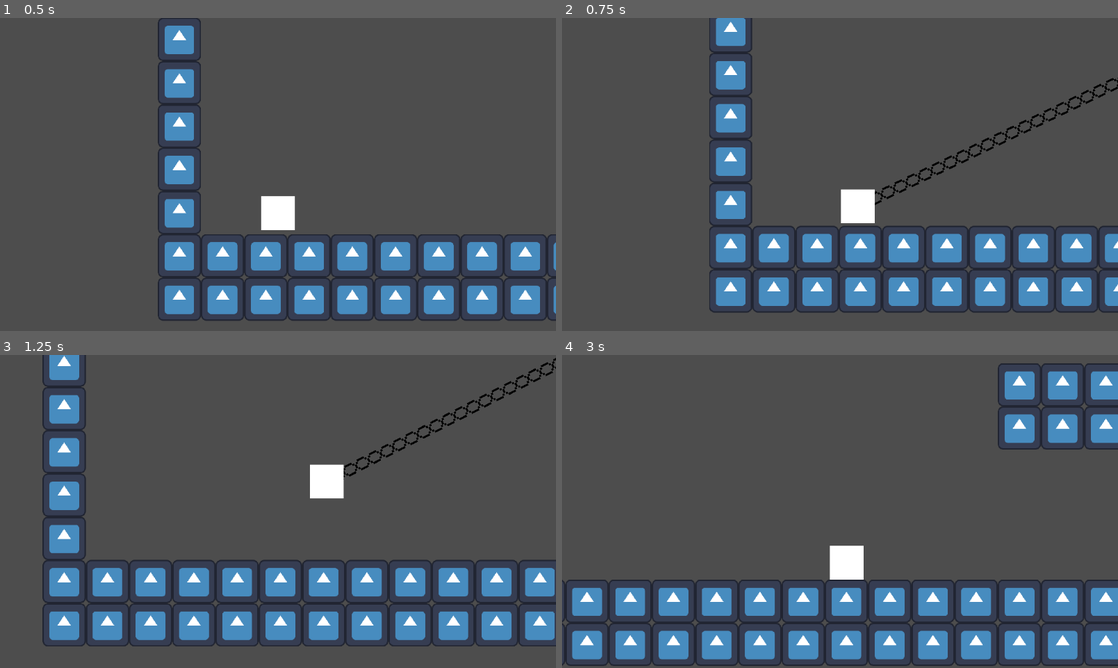
Above: before the commit, frames 1-4 (two rows, left to right).
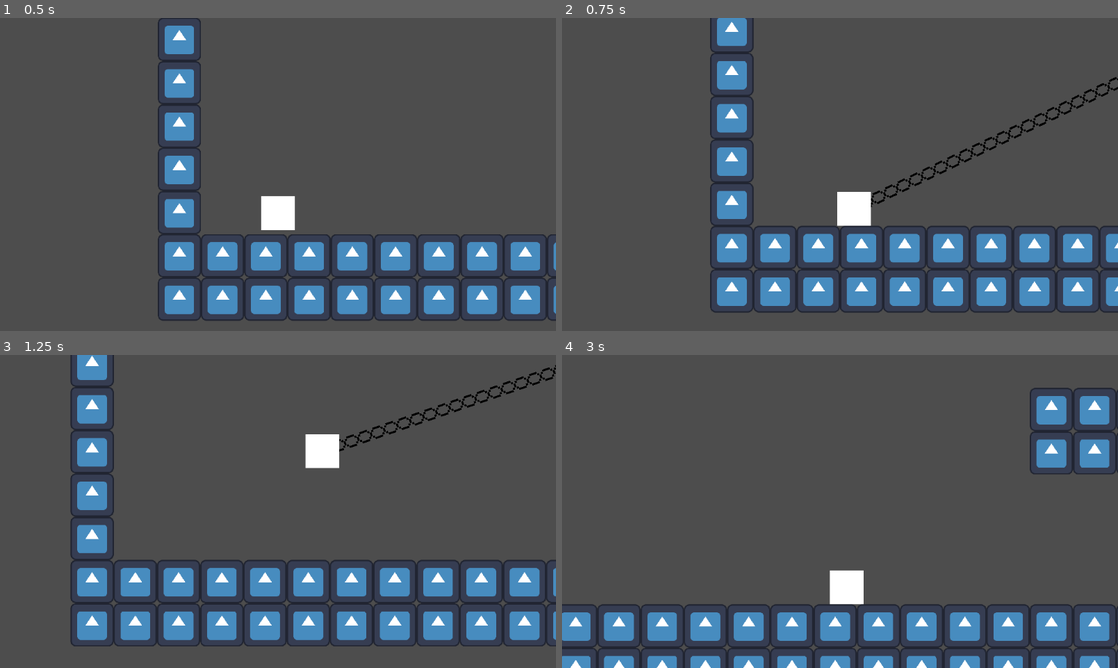
Above: after the commit, the same moments.

Repository: LitheFulminare/Operation-Venulysian
Game: Godot game, scene res://Game scenes/Prototyping.tscn
Two runs of this game, one before a commit and one after it. Both use one fixed random seed, a clock stepped at 60 frames per second and the inputs below. The engine's default icon, where the game draws it, is replaced by a stand-in: a white triangle on a blue panel in a dark square.
Inputs (mouse positions are in pixels of both pictures, inside the frame that each line leads up to):
- Up to frame 1 (0.5 s): no input
- Up to frame 2 (0.75 s): move the mouse to (962, 158) at 0.52 s; hold D (Right) from 0.53 s (still down); tap F (Grappling Hook) at 0.6 s
- Up to frame 3 (1.25 s): keep holding D (Right); tap W (Up) at 0.77 s
- Up to frame 4 (3 s): move the mouse to (728, 527) at 1.27 s; tap Shift (Dash) at 1.35 s; tap W (Up) at 1.52 s; tap F (Grappling Hook) at 1.55, 2.1 s; move the mouse to (895, 442) at 2.02 s; release D (Right) at 2.03 s; hold A (Left) 2.03-2.78 s; move the mouse to (812, 574) at 2.77 s; hold D (Right) from 2.78 s (still down); click (812, 574) at 2.85 s

Frame 1 is identical in both runs. In frame 2, 4.1% of the frame differs, in the area x 26-100%, y 0-94%; in frame 3, 21%; in frame 4, 25%, in the area x 0-100%, y 2-100%.

Commit message:
added tween to grappling hook chain position

Diff:
--- a/Operation Venulysian/Player/grappling_hook_controller.gd
+++ b/Operation Venulysian/Player/grappling_hook_controller.gd
@@ -33,8 +33,6 @@
 ## Called once when the player presses Grappling Hook button
 func use_grappling_hook() -> void:
 	is_on_cooldown = true
-	player.is_in_grappling_hook = true
-	player.movement_component.double_jump_active = true
 
 	mouse_position =  get_global_mouse_position()
 
@@ -46,8 +44,21 @@
 	raycast_collision_point = raycast.get_collision_point()
 
 	line2d.visible = true
-	line2d.set_point_position(0, raycast_collision_point  - player.global_position)
+	fire_chain()
+
+func fire_chain() -> void:
 	line2d.set_point_position(1, Vector2.ZERO)
+
+	var tween: Tween = get_tree().create_tween()
+	tween.tween_method(update_chain_sprite, line2d.get_point_position(0),
+	raycast_collision_point  - player.global_position, 0.2)
+
+	await tween.finished
+	player.is_in_grappling_hook = true
+	player.movement_component.double_jump_active = true
+
+func update_chain_sprite(new_position: Vector2) -> void:
+	line2d.set_point_position(0, new_position)
 
 ## Called every frame is_in_grappling_hook is true.
 ## Updates the chain sprite and player's velocity.
@@ -69,8 +80,18 @@
 func stop_using_grappling_hook() -> void:
 	cooldown_timer.start()
 	player.is_in_grappling_hook = false
+	hovering = true
+
+	retract_chain()
+
+func retract_chain() -> void:
+	line2d.set_point_position(1, Vector2.ZERO)
+
+	var tween: Tween = get_tree().create_tween()
+	tween.tween_method(update_chain_sprite, line2d.get_point_position(0), Vector2.ZERO, 0.2)
+
+	await tween.finished
 	line2d.visible = false
-	hovering = true
 
 func _on_grappling_hook_cooldown_timeout() -> void:
 	is_on_cooldown = false
